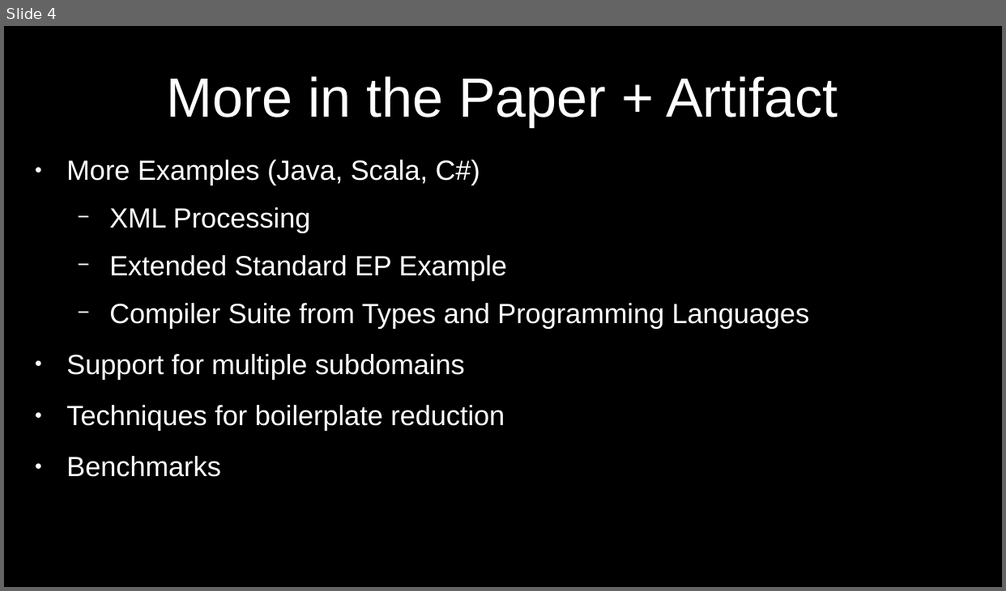
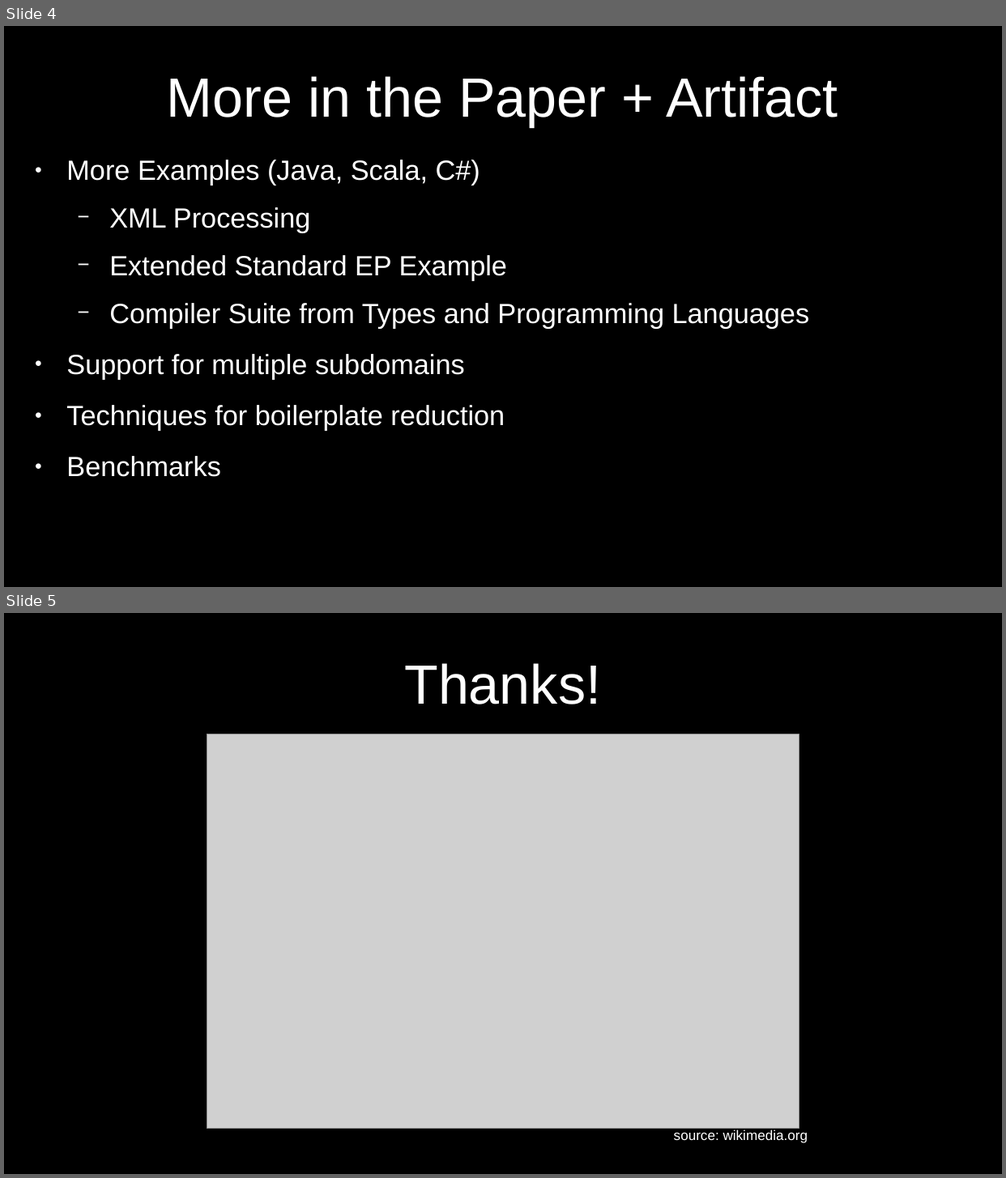
Before and after one commit to JanBessai/ecoop-coco-presentation, a slide deck: slides/slides.odp. Shown one above the other, each under a label of ours: slide 4 before the commit, slides 4 and 5 after it. The pictures are 1006x591 and 1006x1178 pixels, drawn with LibreOffice and Linux fonts; fonts in the diff are those of the drawing; grey boxes stand for pictures. Boxes give left, top, right and bottom in pixels: in the first picture for what was removed or moved away, otherwise in the second. Text is boxed around its words. In the diff, an @@ line names an element or a change of style, - is before the commit and + after.

Commit message:
Add source to final picture

```diff
--- a/slides/slides.odp
+++ b/slides/slides.odp
@@ slide 5 added at box(4, 613, 1002, 1174), background #000000 @@
@@ title added at box(404, 663, 601, 705), 44 pt, text #FFFFFF @@
+Thanks!
@@ picture added at box(206, 735, 799, 1129) @@
@@ text added at box(674, 1130, 808, 1144), 11 pt, text #FFFFFF @@
+source: wikimedia.org
```
Also in this commit, not shown: 1 slide removed.
